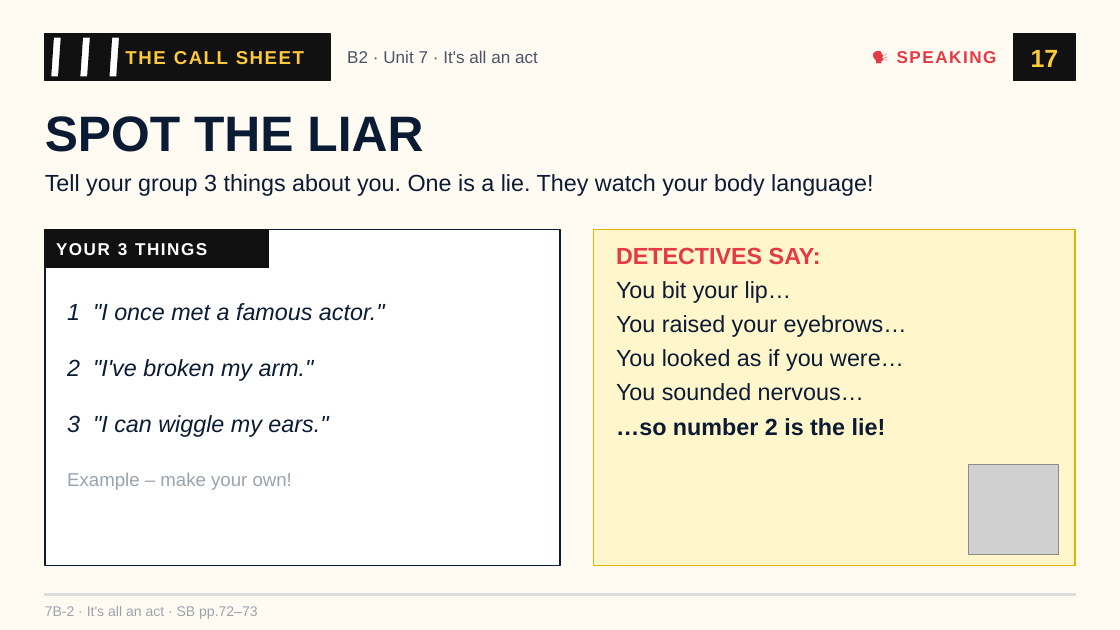
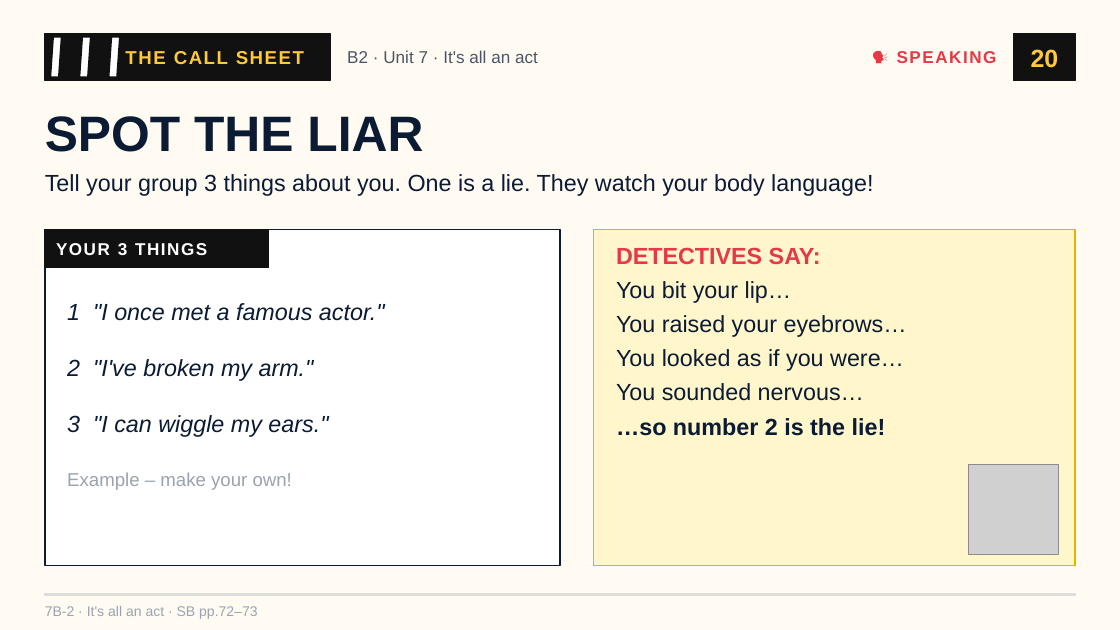
Before and after one commit to londonlanguageschool/Bagheria-, a slide deck: slide 20 of materials/B2/B2_7B-2_Its_all_an_act.pptx (slide 17 before the commit). Drawn at 1120x630 pixels with LibreOffice and Linux fonts; fonts in the diff are those of the drawing; grey boxes stand for pictures. Boxes give left, top, right and bottom in pixels: in the first picture for what was removed or moved away, otherwise in the second. Text is boxed around its words. In the diff, an @@ line names an element or a change of style, - is before the commit and + after.

```diff
--- a/materials/B2/B2_7B-2_Its_all_an_act.pptx
+++ b/materials/B2/B2_7B-2_Its_all_an_act.pptx
@@ text at <box>1031,49,1059,68</box>: text changed @@
-17
+20
```
Also in this commit, not shown: 15 other slides changed, 3 slides added, 27 other files.
